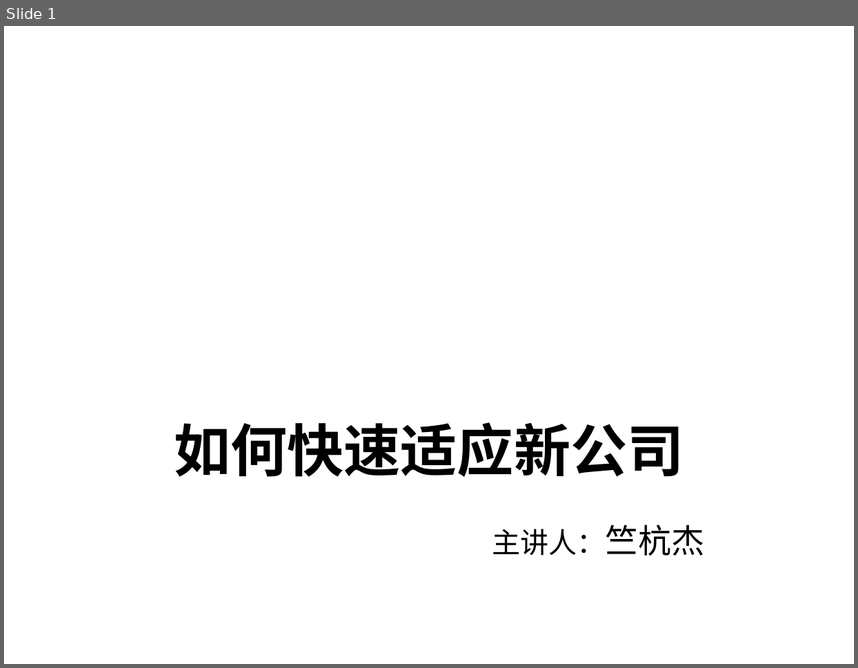
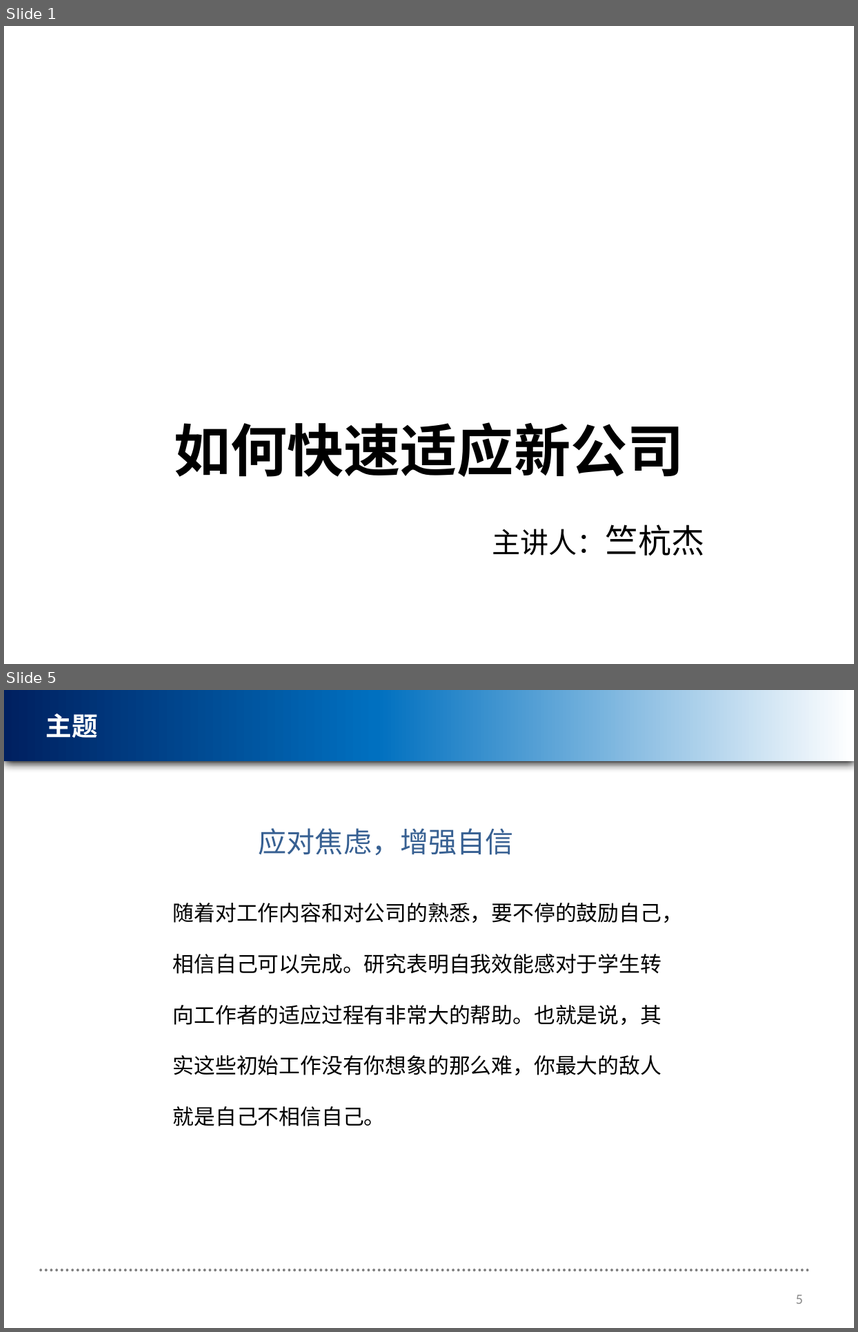
Before and after one commit to joeyFuck/some-thing-that-joey-like-to-do, a slide deck: 衡泰新人分享--如何快速适应新公司.pptx. Shown one above the other, each under a label of ours: slide 1 before the commit, slides 1 and 5 after it; the slides between them are not shown. The pictures are 858x668 and 858x1332 pixels, drawn with LibreOffice and Linux fonts; fonts in the diff are those of the drawing; background and template pictures are left out. Boxes give left, top, right and bottom in pixels: in the first picture for what was removed or moved away, otherwise in the second. Text is boxed around its words. In the diff, an @@ line names an element or a change of style, - is before the commit and + after.

```diff
--- a/衡泰新人分享--如何快速适应新公司.pptx
+++ b/衡泰新人分享--如何快速适应新公司.pptx
@@ slide 5 added at (x1=4, y1=690, x2=854, y2=1328), background #FFFFFF @@
@@ rectangle added at (x1=4, y1=690, x2=854, y2=761), fill gradient #002060 to #0070C0 to #FFFFFF @@
@@ text added at (x1=46, y1=719, x2=357, y2=753), 22 pt, text #FFFFFF, bold @@
+单击此处编辑母版标题样式
@@ title added at (x1=46, y1=713, x2=98, y2=738), 22 pt, text #FFFFFF, bold @@
+主题
@@ text added at (x1=259, y1=828, x2=514, y2=855), 24 pt, text #376092 @@
+应对焦虑，增强自信
@@ text added at (x1=173, y1=903, x2=683, y2=1126), 18 pt, text #000000 @@
+随着对工作内容和对公司的熟悉，要不停的鼓励自己，
+相信自己可以完成。研究表明自我效能感对于学生转
+向工作者的适应过程有非常大的帮助。也就是说，其
+实这些初始工作没有你想象的那么难，你最大的敌人
+就是自己不相信自己。
@@ line added from (41, 1270) to (811, 1270), #808080 2.25 pt dashed @@
@@ page number added at (x1=796, y1=1294, x2=803, y2=1303), 12 pt, text #8C8C8C @@
+5
```
Also in this commit, not shown: 2 slides changed, 2 other slides added.
